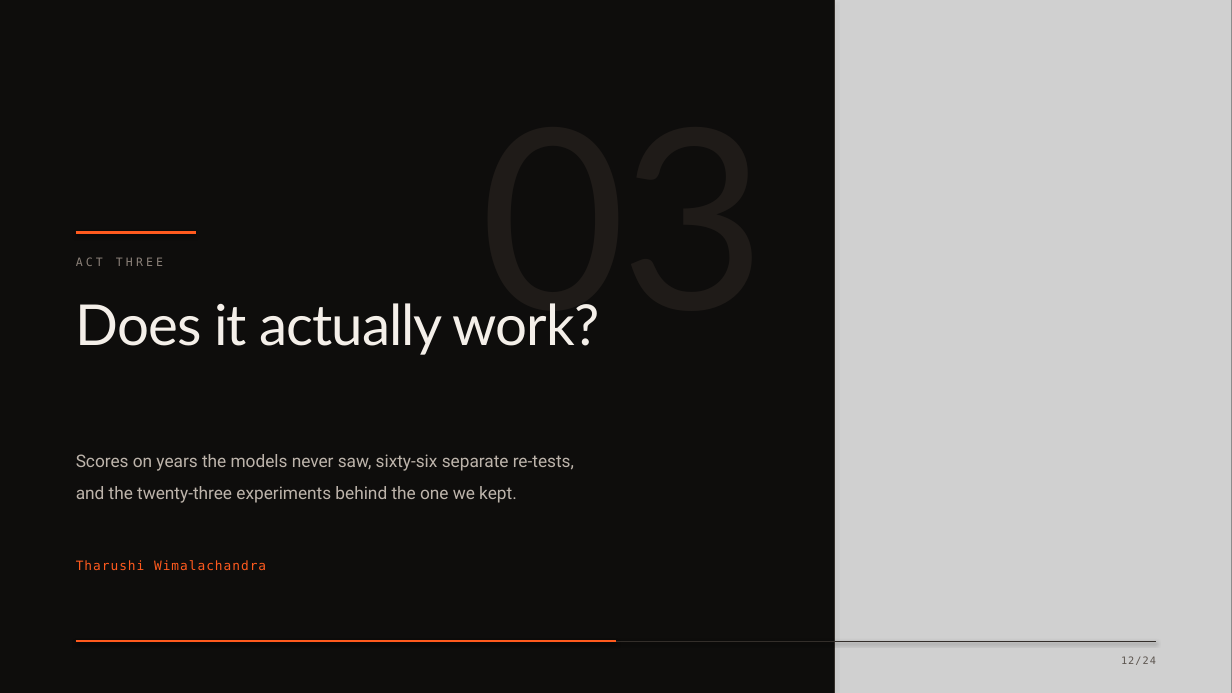
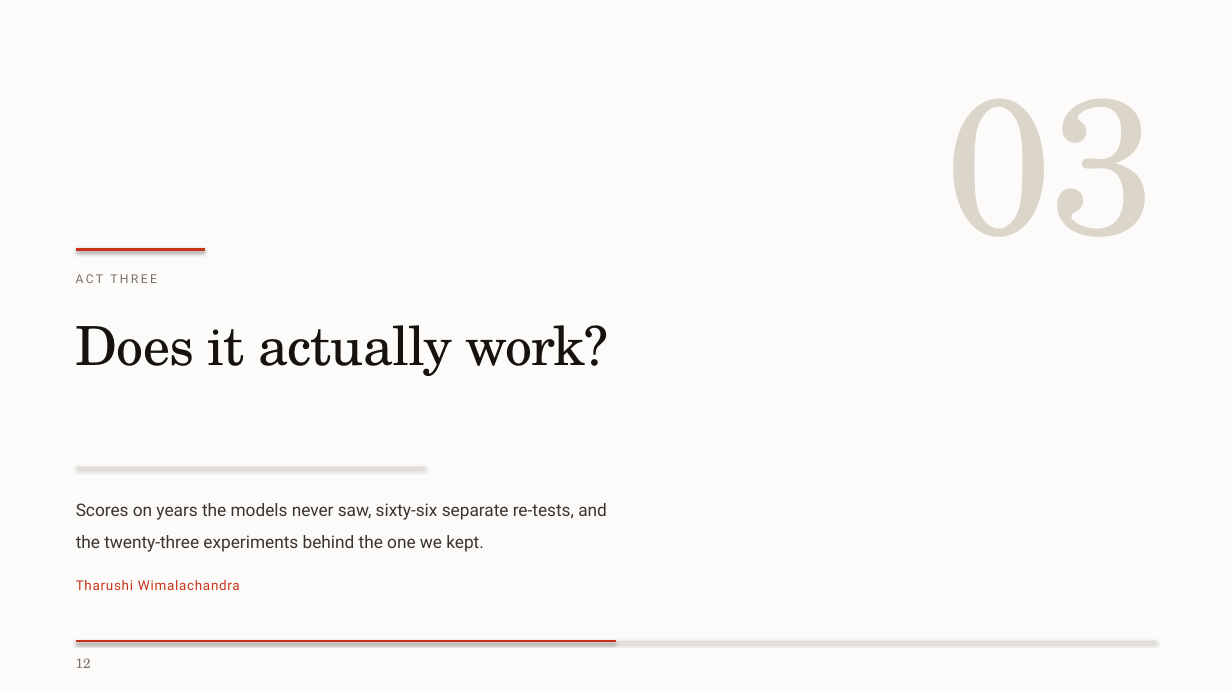
Before and after one commit to harshrastogii/PYRANTIS, a slide deck: slide 12 of reports/PYRANTIS_presentation_redesigned.pptx. Drawn at 1232x693 pixels with LibreOffice and Linux fonts; fonts in the diff are those of the drawing; grey boxes stand for pictures. Boxes give left, top, right and bottom in pixels: in the first picture for what was removed or moved away, otherwise in the second. Text is boxed around its words. In the diff, an @@ line names an element or a change of style, - is before the commit and + after.

```diff
--- a/reports/PYRANTIS_presentation_redesigned.pptx
+++ b/reports/PYRANTIS_presentation_redesigned.pptx
@@ background #0E0D0C to #FCFBF9 @@
@@ picture removed at (x1=835, y1=0, x2=1232, y2=693) @@
@@ line removed from (835, 0) to (835, 693) @@
@@ text "03" moved from (x1=480, y1=303, x2=766, y2=346) to (x1=946, y1=99, x2=1156, y2=237) @@
@@ text "03" at (x1=946, y1=99, x2=1156, y2=237): size 196 to 150 pt, font Lato to TeX Gyre Schola, text colour #1F1B18 to #DCD5CA, letter spacing -4 to -3 pt; line spacing 0.88 to 1 @@
@@ line moved from (76, 233) - (196, 233) to (76, 250) - (205, 250) @@
@@ line (76, 250) - (205, 250): stroke #FF5A1E 2.6 pt to #C8341B 2.6 pt @@
@@ text "ACT THREE" moved from (x1=76, y1=257, x2=163, y2=266) to (x1=76, y1=274, x2=157, y2=283) @@
@@ text "ACT THREE" at (x1=76, y1=274, x2=157, y2=283): size 9 to 9.5 pt, font DejaVu Sans Mono to Roboto, text colour #8A8078 to #787066, letter spacing 2.4 to 1.8 pt @@
@@ text "Does it actually work?" moved from (x1=76, y1=303, x2=600, y2=355) to (x1=76, y1=325, x2=609, y2=376) @@
@@ text "Does it actually work?" at (x1=76, y1=325, x2=609, y2=376): size 44 to 42 pt, font Lato to TeX Gyre Schola, text colour #F4EFE9 to #16130F, letter spacing -0.8 to -0.6 pt; line spacing 1.04 to 1.1 @@
@@ line added from (76, 468) to (426, 468), #DCD5CA 0.9 pt @@
@@ text "Scores on years the models ..." moved from (x1=76, y1=454, x2=574, y2=503) to (x1=76, y1=503, x2=607, y2=552) @@
@@ text "Scores on years the models ..." at (x1=76, y1=503, x2=607, y2=552): text colour #BDB4AB to #3A342E; line spacing 1.52 to 1.54 @@
@@ text "Tharushi Wimalachandra" moved from (x1=76, y1=560, x2=266, y2=570) to (x1=76, y1=580, x2=240, y2=590) @@
@@ text "Tharushi Wimalachandra" at (x1=76, y1=580, x2=240, y2=590): size 10 to 10.5 pt, font DejaVu Sans Mono to Roboto, text colour #FF5A1E to #C8341B, letter spacing 0.8 to 0.6 pt @@
@@ line (76, 641) - (1156, 641): stroke #332E2A 0.9 pt to #DCD5CA 0.9 pt @@
@@ line (76, 641) - (616, 641): stroke #FF5A1E 1.6 pt to #C8341B 1.4 pt @@
@@ text at (x1=76, y1=658, x2=91, y2=668): text changed; size 8 to 10.5 pt; font DejaVu Sans Mono to TeX Gyre Schola; text colour #5C554F to #787066 @@
-12/24
+12
```
Also in this commit, not shown: 23 other slides changed, 3 other files.
